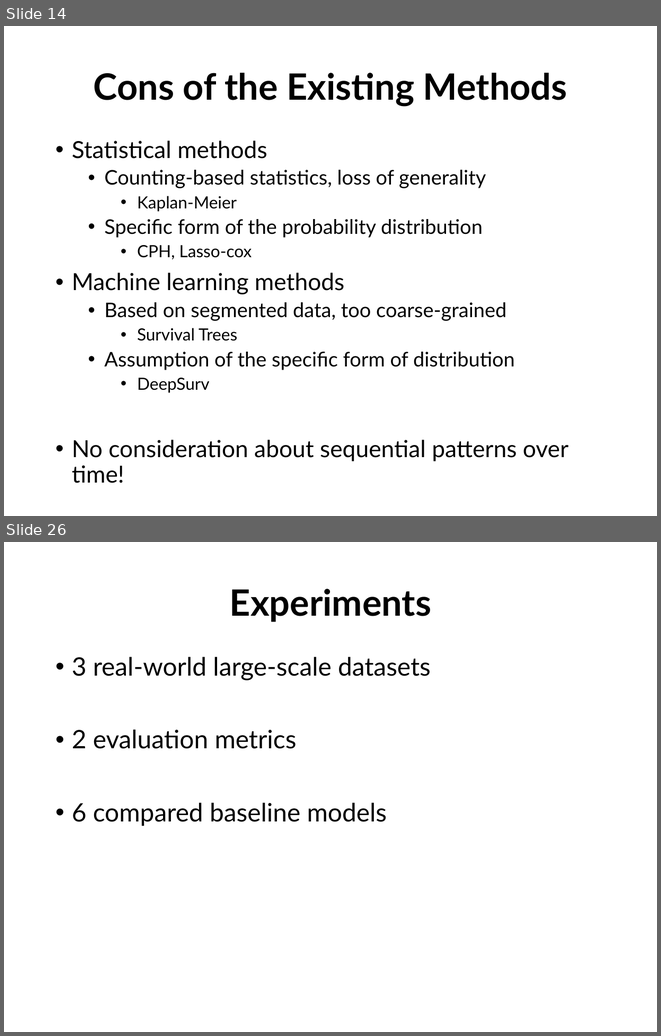
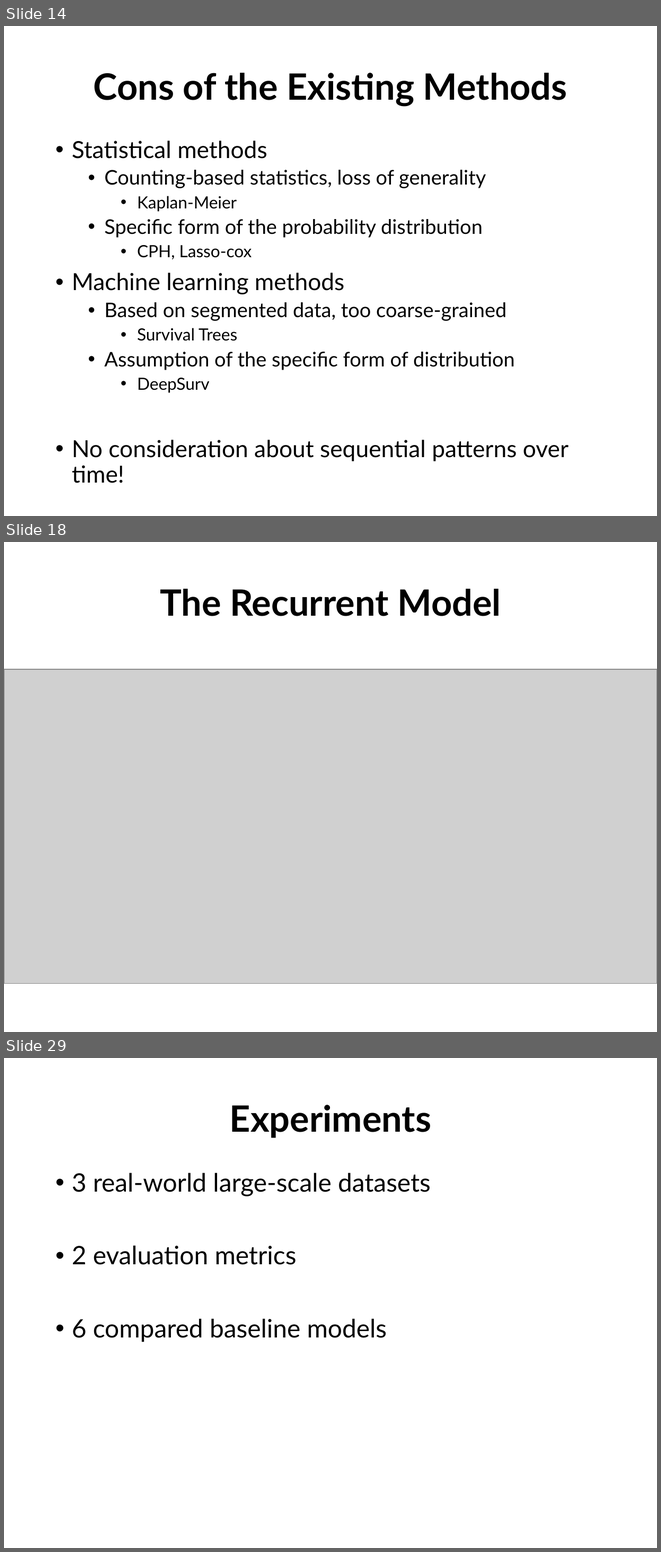
Before and after one commit to rk2900/DRSA, a slide deck: deep-recurrent-survival-analysis.pptx. Shown one above the other, each under a label of ours: slides 14 and 26 before the commit, slides 14, 18 and 29 after it; the slides between them are not shown. The pictures are 661x1036 and 661x1552 pixels, drawn with LibreOffice and Linux fonts; fonts in the diff are those of the drawing; grey boxes stand for pictures; background and template pictures are left out. Boxes give left, top, right and bottom in pixels: in the first picture for what was removed or moved away, otherwise in the second. Text is boxed around its words. In the diff, an @@ line names an element or a change of style, - is before the commit and + after.

```diff
--- a/deep-recurrent-survival-analysis.pptx
+++ b/deep-recurrent-survival-analysis.pptx
@@ slide 18 added at [4,542,657,1032], background #FFFFFF @@
@@ title added at [160,589,501,616], 40 pt, text #000000, bold @@
+The Recurrent Model
@@ picture added at [4,669,657,983] @@
@@ what was slide 26 is now slide 29 @@
```
Also in this commit, not shown: 10 slides changed, 5 other slides added, 3 slides removed.
